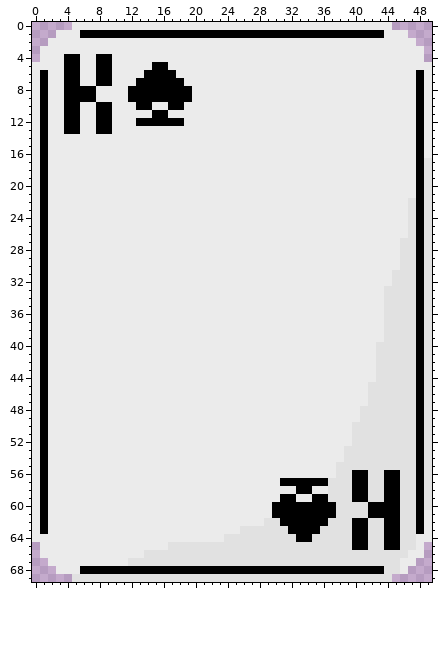
Edited in one commit: sprite sheet (Sprites/Cards/Spades/king.png). The picture above was drawn from the file before the commit.
The file is 50x70 pixels. Colours within 5 levels of each other are drawn and written as one.
Once edited:
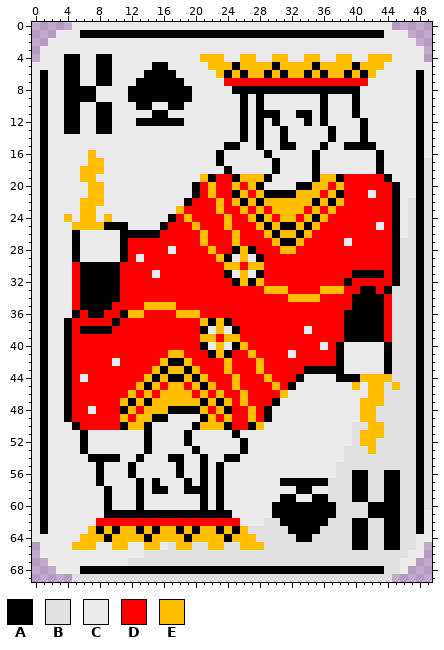
Palette (. is transparent): A #000000  B #e1e1e1  C #ebebeb  D #ff0000  E #ffbf00
Change:
y 4: x 21..23 CCC -> EEE; x 26..27 CC -> EE; x 30..31 CC -> EE; x 34..35 CC -> EE; x 38..39 CC -> EE; x 42..44 CCC -> EEE
y 5: x 22..43 CCCCCCCCCCCCCCCCCCCCCC -> EEEAEEEEAEEEEAEEEEAEEE
y 6: x 23..42 CCCCCCCCCCCCCCCCCCCC -> EAEAEEAEAEEAEAEEAEAE
y 7: x 24..41 CCCCCCCCCCCCCCCCCC -> DDDDDDDDDDDDDDDDDD
y 8: x 25..40 CCCCCCCCCCCCCCCC -> AAAAAAAAAAAAAAAA
y 9..10: x 26 C -> A; x 28 C -> A; x 36 C -> A; x 40 C -> A
y 11: x 26 C -> A; x 28..30 CCC -> AAA; x 33..34 CC -> AA; x 36 C -> A; x 40 C -> A
y 12: x 26 C -> A; x 28 C -> A; x 30 C -> A; x 34 C -> A; x 36 C -> A; x 41 C -> A
y 13..14: x 26 C -> A; x 28 C -> A; x 31 C -> A; x 37 C -> A; x 41 C -> A
y 15: x 24..25 CC -> AA; x 28 C -> A; x 31..32 CC -> AA; x 36 C -> A; x 39..42 CCCC -> AAAA
y 16: x 7 C -> E; x 23 C -> A; x 29 C -> A; x 35 C -> A; x 43 C -> A
y 17: x 7..8 CC -> EE; x 23 C -> A; x 30 C -> A; x 35 C -> A; x 43 C -> A
y 18: x 6..8 CCC -> EEE; x 24 C -> A; x 30 C -> A; x 35 C -> A; x 43 C -> A
y 19: x 6..7 CC -> EE; x 21..29 CCCCCCCCC -> EADDAEEEA; x 35..44 CCCCCCCCCC -> AEEADDDDDA
y 20: x 7..8 CC -> EE; x 20..28 CCCCCCCCC -> ADEDDEDEA; x 33..45 CCCCCCCCCCCCC -> AAEEDEDDDDDDA
y 21: x 7..8 CC -> EE; x 20..41 CCCCCCCCCCCCCCCCCCCCCC -> ADEDDAEDEAAAAEEEDEADDD; x 43..45 CCC -> DDA
y 22: x 6..8 CCC -> EEE; x 19..45 CCCCCCCCCCCCCCCCCCCCCCCCCCC -> ADDDEDEAEAEEEEEEAEAEDDDDDDA
y 23: x 6..7 CC -> EE; x 18..45 CCCCCCCCCCCCCCCCCCCCCCCCCCCC -> EDDDDEDDEDEDEEEEDEDEDDDDDDDA
y 24: x 4 C -> E; x 6..7 CC -> EE; x 9 C -> E; x 17..45 CCCCCCCCCCCCCCCCCCCCCCCCCCCCC -> ADEDDDDEDDEAEDEEDEAEDDDDDDDDA
y 25: x 5..11 CCCCCCC -> EEEEAAA; x 16..42 CCCCCCCCCCCCCCCCCCCCCCCCCCC -> ADDDEDDDEDDDEAEAAEAEDDDDDDD; x 44..45 CC -> DA
y 26: x 5 C -> A; x 11..45 CCCCCCCCCCCCCCCCCCCCCCCCCCCCCCCCCCC -> AAAAADDDDDEDDDEDDDEAEEAEDDDDDDDDDDA
y 27: x 5 C -> A; x 11..38 CCCCCCCCCCCCCCCCCCCCCCCCCCCC -> ADDDDDDDDDEDDDEDDDDEAAEDDDDD; x 40..45 CCCCCC -> DDDDDA
y 28: x 5 C -> A; x 11..16 CCCCCC -> ADDDDD; x 18..45 CCCCCCCCCCCCCCCCCCCCCCCCCCCC -> DDDDEDDAEADDDEEDDDDDDDDDDDDA
y 29: x 5 C -> A; x 11..12 CC -> AD; x 14..24 CCCCCCCCCCC -> DDDDDDDDDEA; x 26 C -> E; x 28..45 CCCCCCCCCCCCCCCCCC -> ADDDDDDDDDDDDDDDDA
y 30: x 5..45 CCCCCCCCCCCCCCCCCCCCCCCCCCCCCCCCCCCCCCCCC -> DAAAAADDDDDDDDDDDDDEEDEEDDDDDDDDDDDDDDDDA
y 31: x 5..14 CCCCCCCCCC -> DAAAAADDDD; x 16..24 CCCCCCCCC -> DDDDDDDDA; x 26 C -> E; x 28..45 CCCCCCCCCCCCCCCCCB -> ADDDDDDDDDDDAAAADA
y 32: x 5..45 CCCCCCCCCCCCCCCCCCCCCCCCCCCCCCCCCCCCCCCCB -> DAAAAADDDDDDDDDDDDDDAEAEDDDDDDDDDDADDDDDA
y 33: x 5..44 CCCCCCCCCCCCCCCCCCCCCCCCCCCCCCCCCCCCCCCB -> DAAAAADDDDDDDDDDDDDDDDDDEEEDDDDEEEDDAADA
y 34: x 5..44 CCCCCCCCCCCCCCCCCCCCCCCCCCCCCCCCCCCCCCCB -> DAAAAADDDDDDDDDDDDDDDDDDDDDEEEEDDDDAAAAD
y 35: x 5..44 CCCCCCCCCCCCCCCCCCCCCCCCCCCCCCCCCCCCCCCB -> DAAAADDDDEEEEDDDDDDDDDDDDDDDDDDDDDDAAAAD
y 36: x 5..44 CCCCCCCCCCCCCCCCCCCCCCCCCCCCCCCCCCCCCCCB -> ADAADDAEEDDDDEEEDDDDDDDDDDDDDDDDDDAAAAAD
y 37: x 4..44 CCCCCCCCCCCCCCCCCCCCCCCCCCCCCCCCCCCCCCCCB -> ADDDDDADDDDDDDDDDEAEADDDDDDDDDDDDDDAAAAAD
y 38: x 4..21 CCCCCCCCCCCCCCCCCC -> ADAAAADDDDDDDDDDDA; x 23 C -> E; x 25..33 CCCCCCCCC -> ADDDDDDDD; x 35..44 CCCCCCCCCB -> DDDDAAAAAD
y 39: x 4..44 CCCCCCCCCCCCCCCCCCCCCCCCCCCCCCCCCCCCCCCCB -> ADDDDDDDDDDDDDDDDEEDEEDDDDDDDDDDDDDAAAAAD
y 40: x 4..21 CCCCCCCCCCCCCCCCCC -> ADDDDDDDDDDDDDDDDA; x 23 C -> E; x 25..35 CCCCCCCCCCC -> AEDDDDDDDDD; x 37..38 CC -> DA; x 43..44 BB -> CA
y 41: x 4..31 CCCCCCCCCCCCCCCCCCCCCCCCCCCC -> ADDDDDDDDDDDDEEDDDAEADDEDDDD; x 33..38 CCCCCC -> DDDDDA; x 43..44 BB -> CA
y 42: x 4..9 CCCCCC -> ADDDDD; x 11..38 CCCCCCCCCCCCCCCCCCCCCCCCCCCC -> DDDDDEAAEDDDDEDDDEDDDDDDDDDA; x 43..44 BB -> CA
y 43: x 4..38 CCCCCCCCCCCCCCCCCCCCCCCCCCCCCCCCCCC -> ADDDDDDDDDDEAEEAEDDDEDDDEDDDDDAAAAA; x 43..44 BB -> CA
y 44: x 4..5 CC -> AD; x 7..33 CCCCCCCCCCCCCCCCCCCCCCCCCCC -> DDDDDDDEAEAAEAEDDDEDDDEDDDA; x 38..44 CCCCCBB -> AAAEEEE
y 45: x 4..32 CCCCCCCCCCCCCCCCCCCCCCCCCCCCC -> ADDDDDDDDEAEDEEDEAEDDEDDDDEDA; x 40 C -> E; x 42..43 BB -> EE; x 45 B -> E
y 46: x 4..31 CCCCCCCCCCCCCCCCCCCCCCCCCCCC -> ADDDDDDDEDEDEEEEDEDEDDEDDDDE; x 42..43 BB -> EE
y 47: x 4..30 CCCCCCCCCCCCCCCCCCCCCCCCCCC -> ADDDDDDEAEAEEEEEEAEAEDEDDDA; x 41..43 CBB -> EEE
y 48: x 4..6 CCC -> ADD; x 8..29 CCCCCCCCCCCCCCCCCCCCCC -> DDDAEDEEEAAAAEDEADDEDA; x 41..42 BB -> EE
y 49: x 4..16 CCCCCCCCCCCCC -> ADDDDDDEDEEAA; x 21..29 CCCCCCCCC -> AEDEDDEDA; x 41..42 BB -> EE
y 50: x 5..14 CCCCCCCCCC -> ADDDDDAEEA; x 20..28 CCCCCCCCC -> AEEEADDAE; x 42..43 BB -> EE
y 51: x 6 C -> A; x 14 C -> A; x 19 C -> A; x 25 C -> A; x 41..43 BBB -> EEE
y 52: x 6 C -> A; x 14 C -> A; x 19 C -> A; x 26 C -> A; x 41..42 BB -> EE
y 53: x 6 C -> A; x 14 C -> A; x 20 C -> A; x 26 C -> A; x 42 B -> E
y 54: x 7..10 CCCC -> AAAA; x 13 C -> A; x 17..18 CC -> AA; x 21 C -> A; x 24..25 CC -> AA
y 55..56: x 8 C -> A; x 12 C -> A; x 18 C -> A; x 21 C -> A; x 23 C -> A
y 57: x 8 C -> A; x 13 C -> A; x 15 C -> A; x 19 C -> A; x 21 C -> A; x 23 C -> A
y 58: x 9 C -> A; x 13 C -> A; x 15..16 CC -> AA; x 19..21 CCC -> AAA; x 23 C -> A
y 59..60: x 9 C -> A; x 13 C -> A; x 21 C -> A; x 23 C -> A
y 61: x 9..24 CCCCCCCCCCCCCCCC -> AAAAAAAAAAAAAAAA
y 62: x 8..25 CCCCCCCCCCCCCCCCCC -> DDDDDDDDDDDDDDDDDD
y 63: x 7..26 CCCCCCCCCCCCCCCCCCCB -> EAEAEEAEAEEAEAEEAEAE
y 64: x 6..27 CCCCCCCCCCCCCCCCCCBBBB -> EEEAEEEEAEEEEAEEEEAEEE
y 65: x 5..7 CCC -> EEE; x 10..11 CC -> EE; x 14..15 CC -> EE; x 18..19 BB -> EE; x 22..23 BB -> EE; x 26..28 BBB -> EEE
